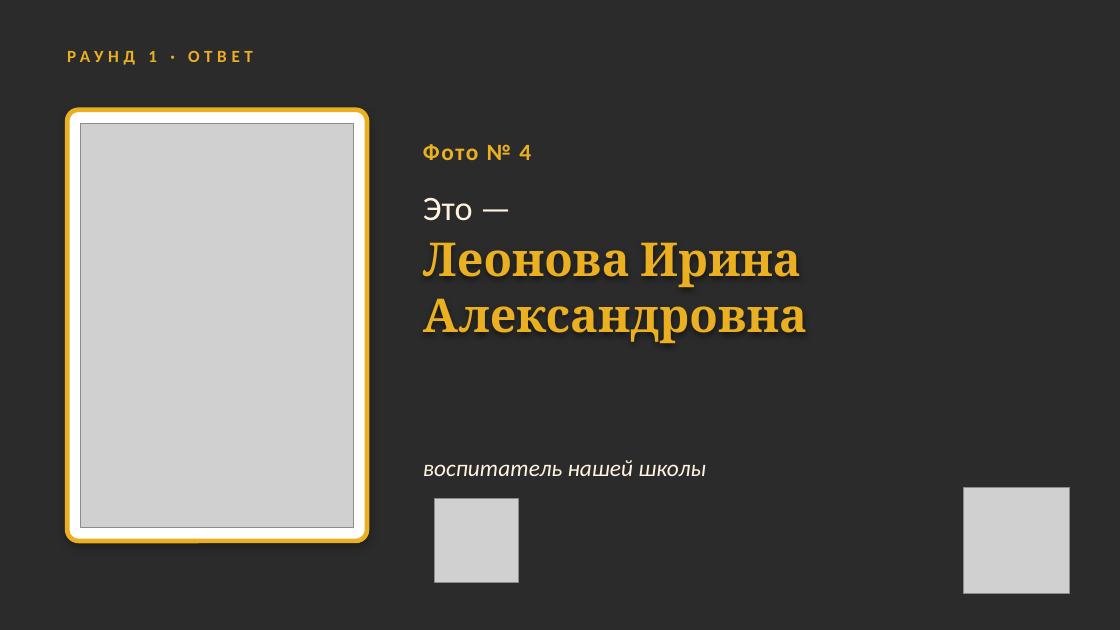
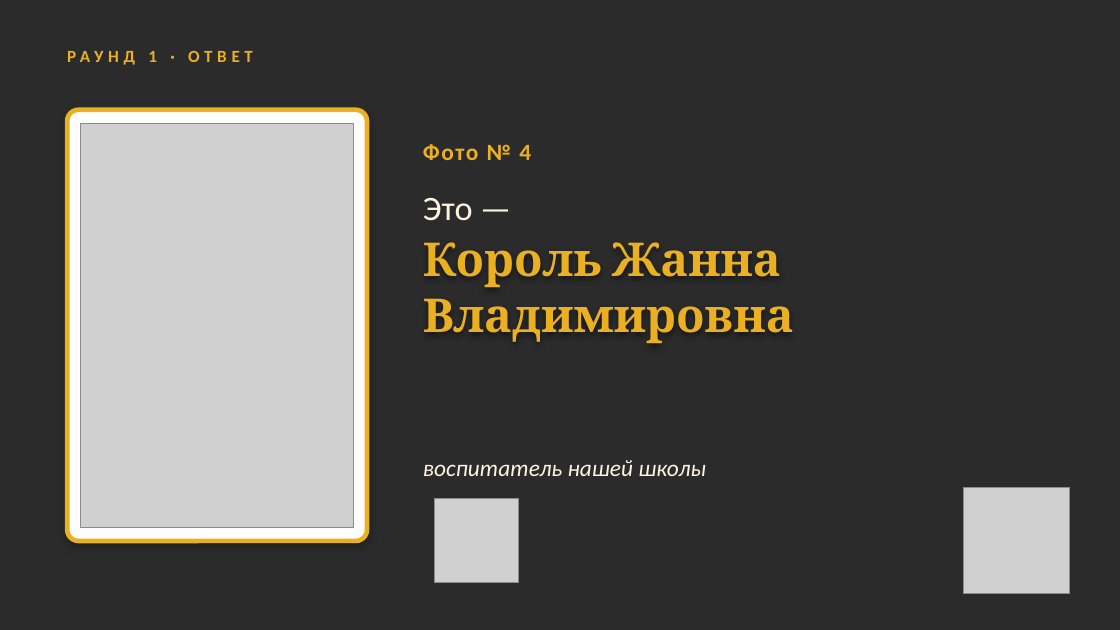
Before and after one commit to sl-himmelreich/heinrich-mario, a slide deck: slide 11 of День_воспитателя_конкурс.pptx. Drawn at 1120x630 pixels with LibreOffice and Linux fonts; fonts in the diff are those of the drawing; grey boxes stand for pictures; background and template pictures are left out; a plain dark background stands for a picture behind light text. Boxes give left, top, right and bottom in pixels: in the first picture for what was removed or moved away, otherwise in the second. Text is boxed around its words. In the diff, an @@ line names an element or a change of style, - is before the commit and + after.

```diff
--- a/День_воспитателя_конкурс.pptx
+++ b/День_воспитателя_конкурс.pptx
@@ text at (423, 242, 794, 343): text changed @@
-Леонова Ирина Александровна
+Король Жанна Владимировна
```
Also in this commit, not shown: 1 other slide changed, 1 other file.
